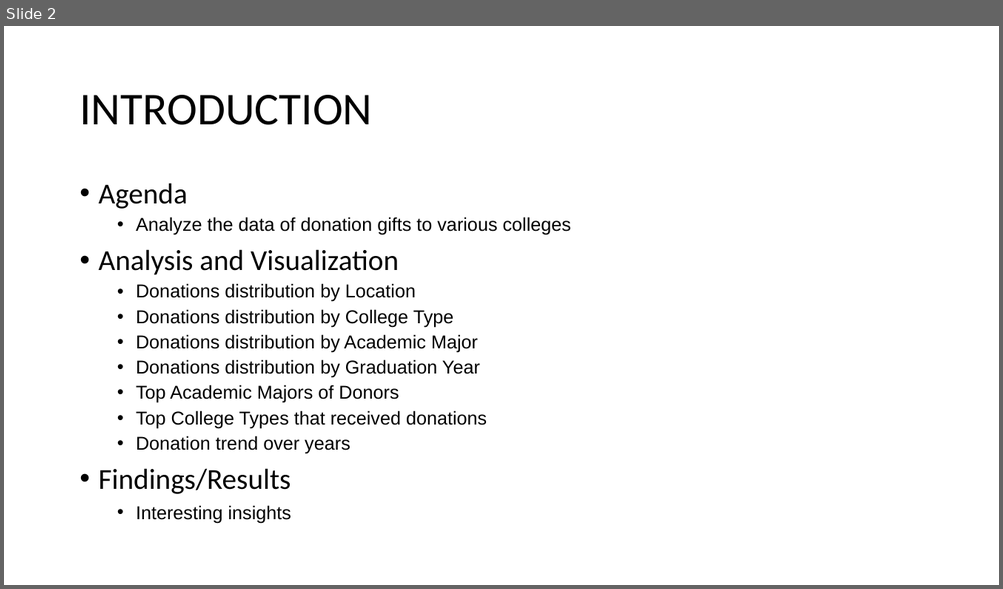
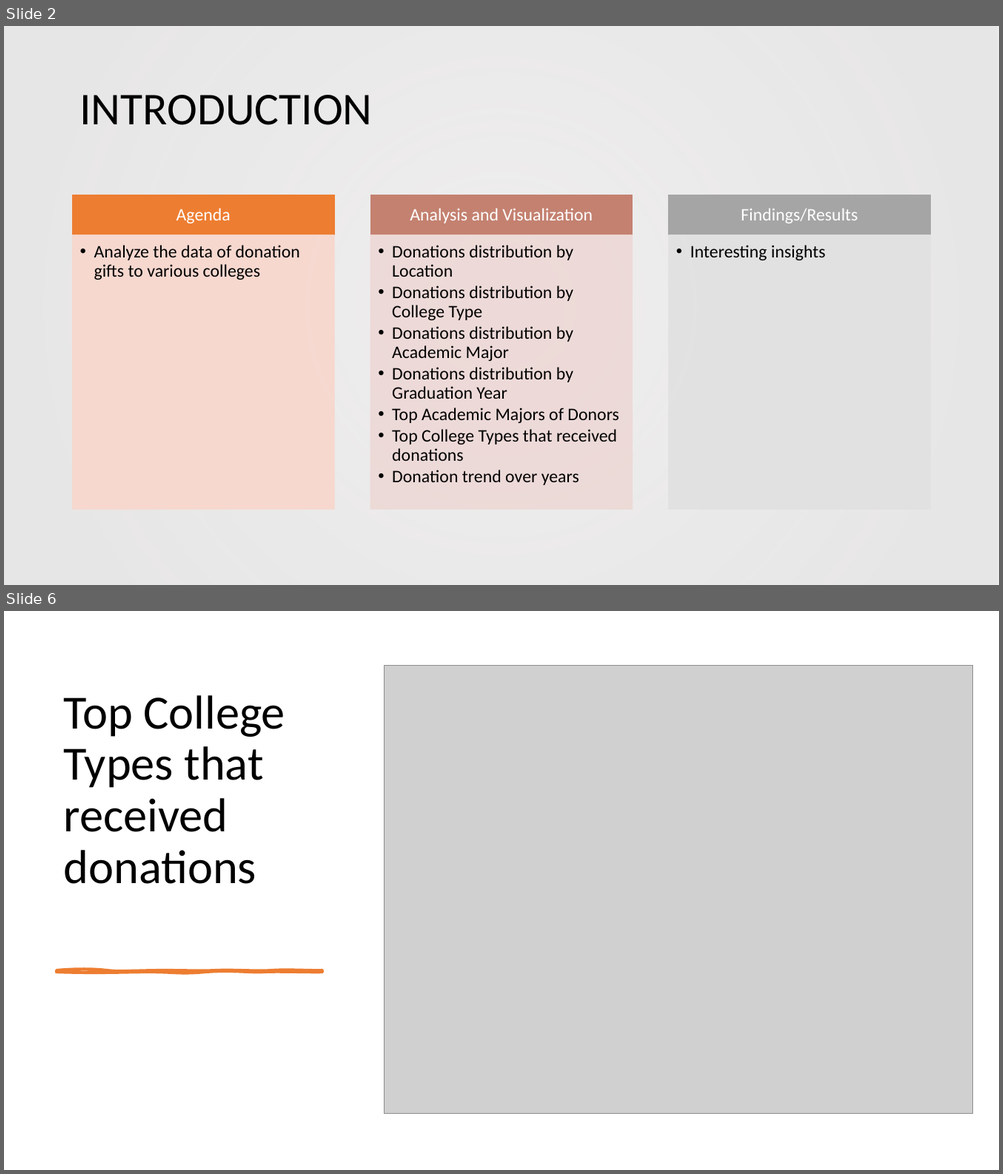
Before and after one commit to ShrutiMR/Data_Analysis_and_Reporting_of_College_Donations, a slide deck: College_Donations_Analysis_Report.pptx. Shown one above the other, each under a label of ours: slide 2 before the commit, slides 2 and 6 after it; the slides between them are not shown. The pictures are 1003x589 and 1003x1174 pixels, drawn with LibreOffice and Linux fonts; fonts in the diff are those of the drawing; grey boxes stand for pictures; background and template pictures are left out. Boxes give left, top, right and bottom in pixels: in the first picture for what was removed or moved away, otherwise in the second. Text is boxed around its words. In the diff, an @@ line names an element or a change of style, - is before the commit and + after.

```diff
--- a/College_Donations_Analysis_Report.pptx
+++ b/College_Donations_Analysis_Report.pptx
@@ slide 6 added at <box>4,611,999,1170</box>, background #FFFFFF @@
@@ picture added at <box>384,666,973,1115</box> @@
@@ title added at <box>64,695,284,884</box>, 46 pt, text #000000 @@
+Top College Types that received donations
@@ freeform shape added at <box>57,971,322,972</box>, fill #ED7D31, outline #ED7D31 3 pt @@
@@ slide 2 changed as well @@
@@ rectangle added at <box>4,26,999,585</box>, fill gradient #E7E6E6 @@
@@ text at <box>99,183,571,275</box>: paragraphs removed @@
-• Agenda
-  • Analyze the data of donation gifts to various colleges
-• Analysis and Visualization
@@ text "Donations distribution by Location": place and size @@
-text "Donations distribution by Location" at <box>99,183,571,523</box>
+text "Donations distribution by Location" at <box>392,245,619,486</box>
@@ text "Donations distribution by Location" at <box>392,245,619,486</box>: size 18 to 17 pt, font Arial to Calibri; indent changed; less space between paragraphs @@
@@ group added at <box>73,195,930,509</box>: 6 rectangles, 5 texts @@
+Agenda
+  • Analyze the data of donation gifts to various colleges
+Analysis and Visualization
+Findings/Results
+  • Interesting insights
@@ text at <box>99,469,291,523</box>: paragraphs removed @@
-• Findings/Results
-  • Interesting insights
```
Also in this commit, not shown: 3 other slides changed, 8 other slides added, 7 slides removed.
